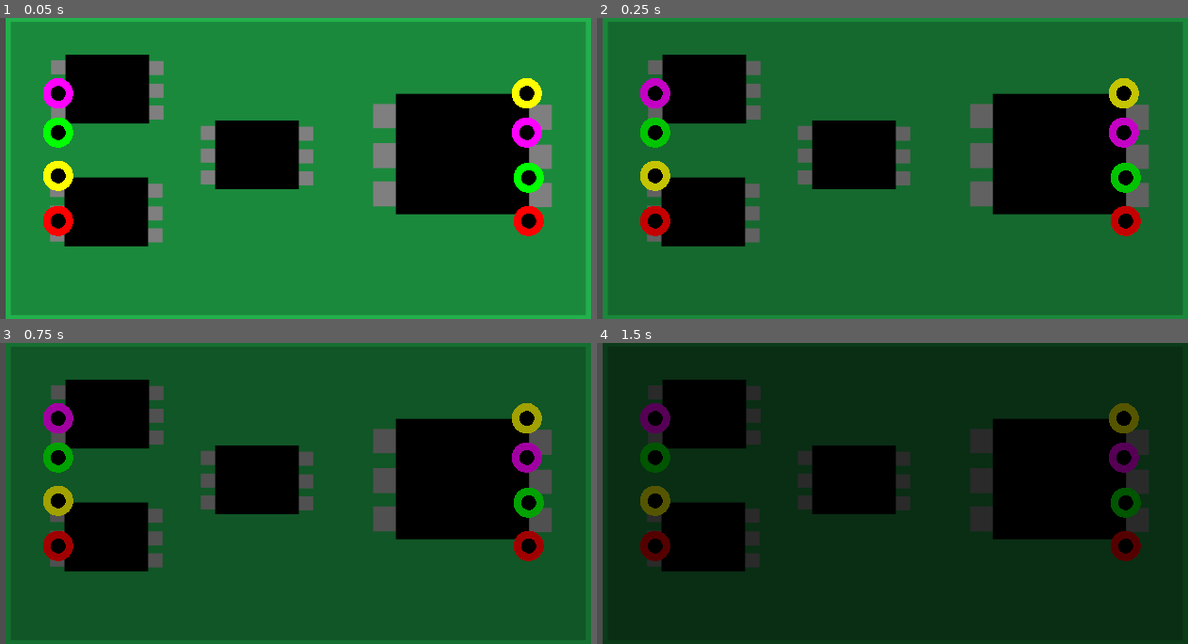
Above: before the commit, frames 1-4 (two rows, left to right).
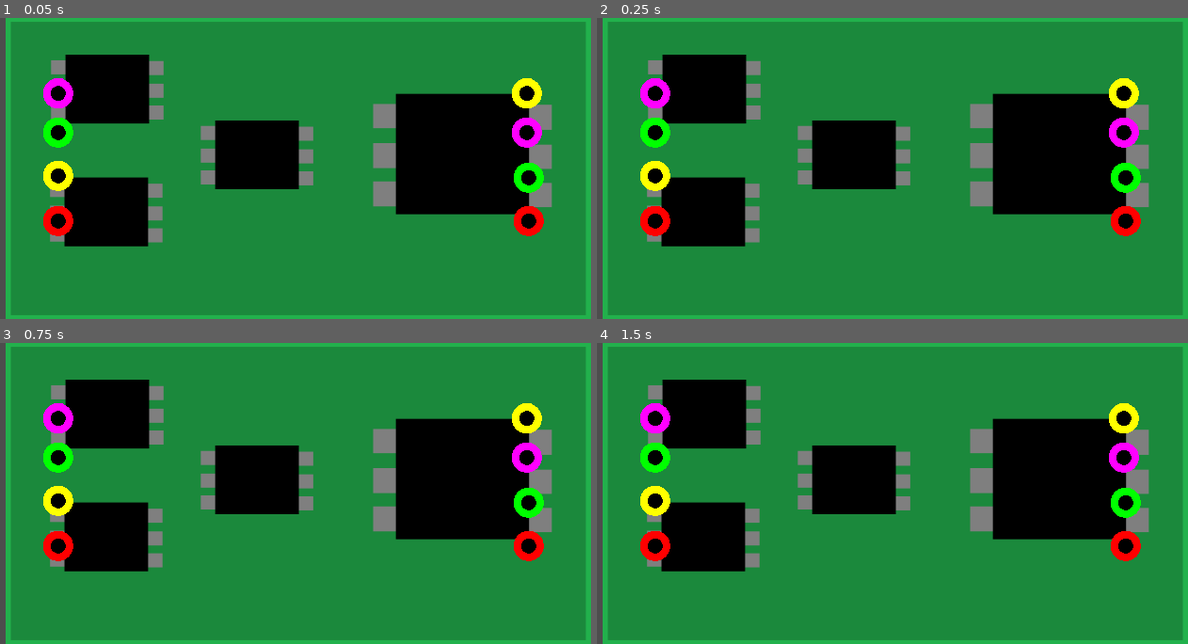
Above: after the commit, the same moments.

Repository: Glow-Project/gwj-60
Game: Godot game, scene res://levels/wires/wires.tscn
Two runs of this game, one before a commit and one after it. Both use one fixed random seed, a clock stepped at 60 frames per second and the inputs below. The project has no main scene, so this scene is started directly.
Inputs (mouse positions are in pixels of both pictures, inside the frame that each line leads up to):
- Up to frame 1 (0.05 s): no input
- Up to frame 2 (0.25 s): no input
- Up to frame 3 (0.75 s): move the mouse to (419, 478) at 0.52 s; click (419, 478) at 0.67 s
- Up to frame 4 (1.5 s): drag from (768, 508) to (656, 418) at 1.27 s

Frame 1 is identical in both runs. In frame 2, 80% of the frame differs, in the area x 0-100%, y 0-100%; in frame 3, 80%; in frame 4, 81%.

Commit message:
jack: improve

Diff:
--- a/components/wires/jack.gd
+++ b/components/wires/jack.gd
@@ -7,8 +7,7 @@
 
 # Called when the node enters the scene tree for the first time.
 func _ready():
-	highlight()
-
+	pass
 
 # Called every frame. 'delta' is the elapsed time since the previous frame.
 func _process(delta):
@@ -20,9 +19,16 @@
 
 	var mouseEvent :InputEventMouseButton = event
 
+	if mouseEvent.button_index != MOUSE_BUTTON_LEFT:
+		return
+
 	if mouseEvent.is_released():
+		print_debug("drop "+ self.name)
+		highlight()
 		emit_signal("OnDrop", self)
 	elif mouseEvent.is_pressed():
+		print_debug("drag " + self.name)
+		unhighlight()
 		emit_signal("OnDrag", self)
 
 func highlight()-> void:
--- a/components/wires/jack.tscn
+++ b/components/wires/jack.tscn
@@ -6,28 +6,12 @@
 [sub_resource type="CircleShape2D" id="CircleShape2D_w8eq7"]
 radius = 32.0
 
-[sub_resource type="Animation" id="Animation_3wcq2"]
-resource_name = "highlight"
-loop_mode = 1
-tracks/0/type = "value"
-tracks/0/imported = false
-tracks/0/enabled = true
-tracks/0/path = NodePath("Highlighter:color")
-tracks/0/interp = 1
-tracks/0/loop_wrap = true
-tracks/0/keys = {
-"times": PackedFloat32Array(0, 0.1, 0.5, 1),
-"transitions": PackedFloat32Array(1, 1, 1, 1),
-"update": 0,
-"values": [Color(1, 1, 1, 1), Color(1, 1, 1, 1), Color(0.305882, 0.305882, 0.305882, 1), Color(1, 1, 1, 1)]
-}
-
 [sub_resource type="Animation" id="Animation_v3obb"]
 length = 0.001
 tracks/0/type = "value"
 tracks/0/imported = false
 tracks/0/enabled = true
-tracks/0/path = NodePath("Highlighter:color")
+tracks/0/path = NodePath(".:self_modulate")
 tracks/0/interp = 1
 tracks/0/loop_wrap = true
 tracks/0/keys = {
@@ -35,6 +19,22 @@
 "transitions": PackedFloat32Array(1),
 "update": 0,
 "values": [Color(1, 1, 1, 1)]
+}
+
+[sub_resource type="Animation" id="Animation_3wcq2"]
+resource_name = "highlight"
+loop_mode = 1
+tracks/0/type = "value"
+tracks/0/imported = false
+tracks/0/enabled = true
+tracks/0/path = NodePath(".:self_modulate")
+tracks/0/interp = 1
+tracks/0/loop_wrap = true
+tracks/0/keys = {
+"times": PackedFloat32Array(0.1, 0.5, 0.9),
+"transitions": PackedFloat32Array(1, 1, 1),
+"update": 0,
+"values": [Color(1, 1, 1, 1), Color(0.337255, 0.337255, 0.337255, 1), Color(1, 1, 1, 1)]
 }
 
 [sub_resource type="AnimationLibrary" id="AnimationLibrary_c3rcm"]
@@ -54,7 +54,7 @@
 [node name="CollisionShape2D" type="CollisionShape2D" parent="Shape"]
 shape = SubResource("CircleShape2D_w8eq7")
 
-[node name="Highlighter" type="CanvasModulate" parent="."]
+[node name="Highlighter" type="CanvasModulate" parent="Shape"]
 
 [node name="AnimationPlayer" type="AnimationPlayer" parent="."]
 libraries = {
--- a/levels/wires/wires.gd
+++ b/levels/wires/wires.gd
@@ -18,7 +18,6 @@
 	drag = node
 
 func _on_drop(node: Jack):
-	if node == drag:
-		drag = null
-		drop = null
+	if drag == null or drop == null:
 		return
+	print_debug("connect " + str(drag.name) + " with " + str(drop.name))
